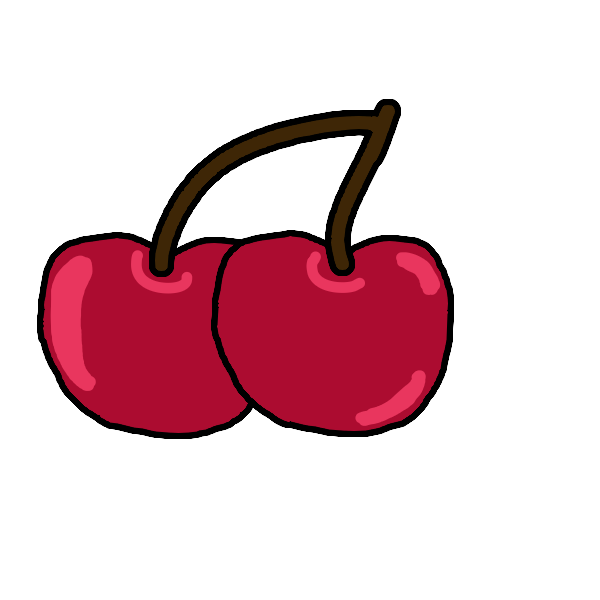
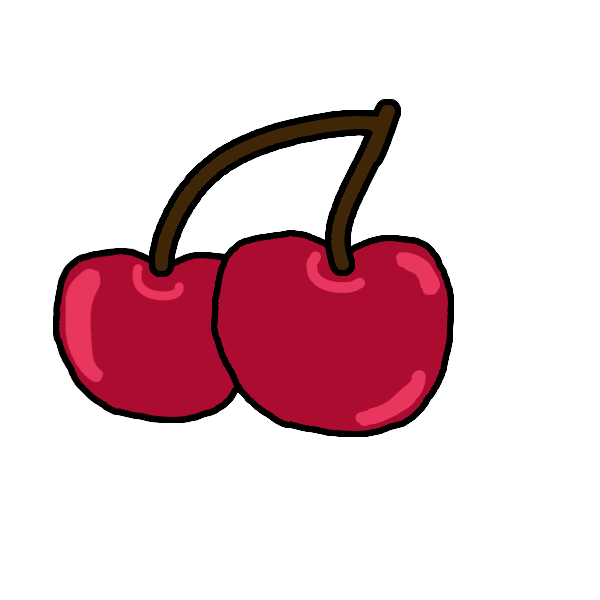
The second 600x600 image is a revision of the first. Changes to its layers:
painted on "Paint Layer 3" (1st of 2, in "Group 2") over [50, 250, 193, 391]
added group "Group 4" with 2 layers in group "Group 2" over [59, 254, 252, 417]
added layer "Paint Layer 3" (2nd of 2, in "Group 2" › "Group 4") in group "Group 4" over [65, 264, 184, 382]
moved "Paint Layer 1" (3rd of 3, in "Group 2" › "Group 4") into group "Group 4", painted on it over [43, 238, 253, 433]
hid "Background" over [37, 232, 253, 439]
